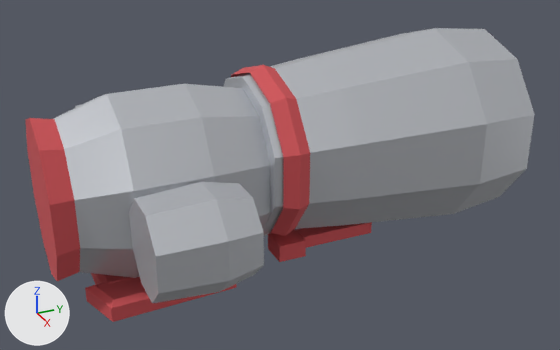
A saved change to the glTF model client/public/models/armour/armor_robe.glb.
One viewpoint serves both versions: a 50 mm lens placed at (1.846, -2.272, 0.898), pointed at (0.022, -1.451, -0.014). The lights are fixed; the arrows at lower left show +X, +Y and +Z. The older version comes first. Vertices at exactly the same position are counted once.

Objects in the first picture: 'Abdomen', 'Torso', 'UpperArmL'.
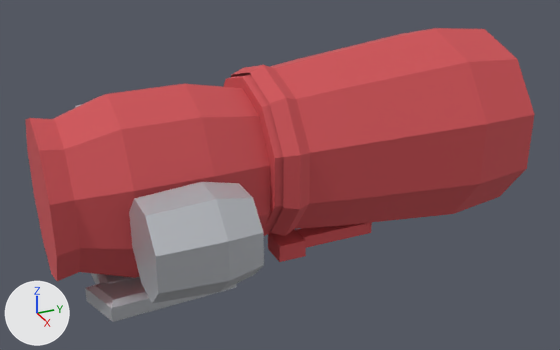
Where the change shows, as pixel boxes [x1, y1, x2, y2] in the pictures (560 x 350 px):
part 1 of me_abdomen_001, recoloured (light grey to red): [223, 28, 535, 231] in both
part 2 of me_torso_001, recoloured (light grey to red): [54, 84, 271, 278] in both
part 3 of me_torso_001, recoloured (lighter): [85, 273, 237, 322] in both

Diff of the bpy script that builds the scene:
```diff
--- a/client/public/models/armour/armor_robe.glb.py
+++ b/client/public/models/armour/armor_robe.glb.py
@@ me_abdomen_001 @@
 me_abdomen_001.from_pydata(...)  # 86 vertices, 140 faces; spans x -0.276..0.276, y -1.55..-0.77, z -0.23..0.35
 # used by ob_abdomen; location = (0.0, 0.0, 0.0)
+# me_abdomen_001 part 1: all 76 faces that had it switch from mat_steel (light grey #cbced4) to mat_red (red #ce5055)
@@ me_torso_001 @@
 me_torso_001.from_pydata(...)  # 108 vertices, 196 faces; spans x -0.209..0.209, y -2.1..-1.52, z -0.262..0.283
 # used by ob_torso; location = (0.0, 0.0, 0.0)
+# me_torso_001 part 2: 76 faces spanning x -0.209..0.209, y -2.09..-1.52, z -0.223..0.283 switch from mat_steel (light grey #cbced4) to mat_red (red #ce5055)
+# me_torso_001 part 3: 84 faces spanning x -0.2..0.2, y -2.03..-1.57, z -0.262..-0.188 switch from mat_red (red #ce5055) to mat_steel (light grey #cbced4)
```
